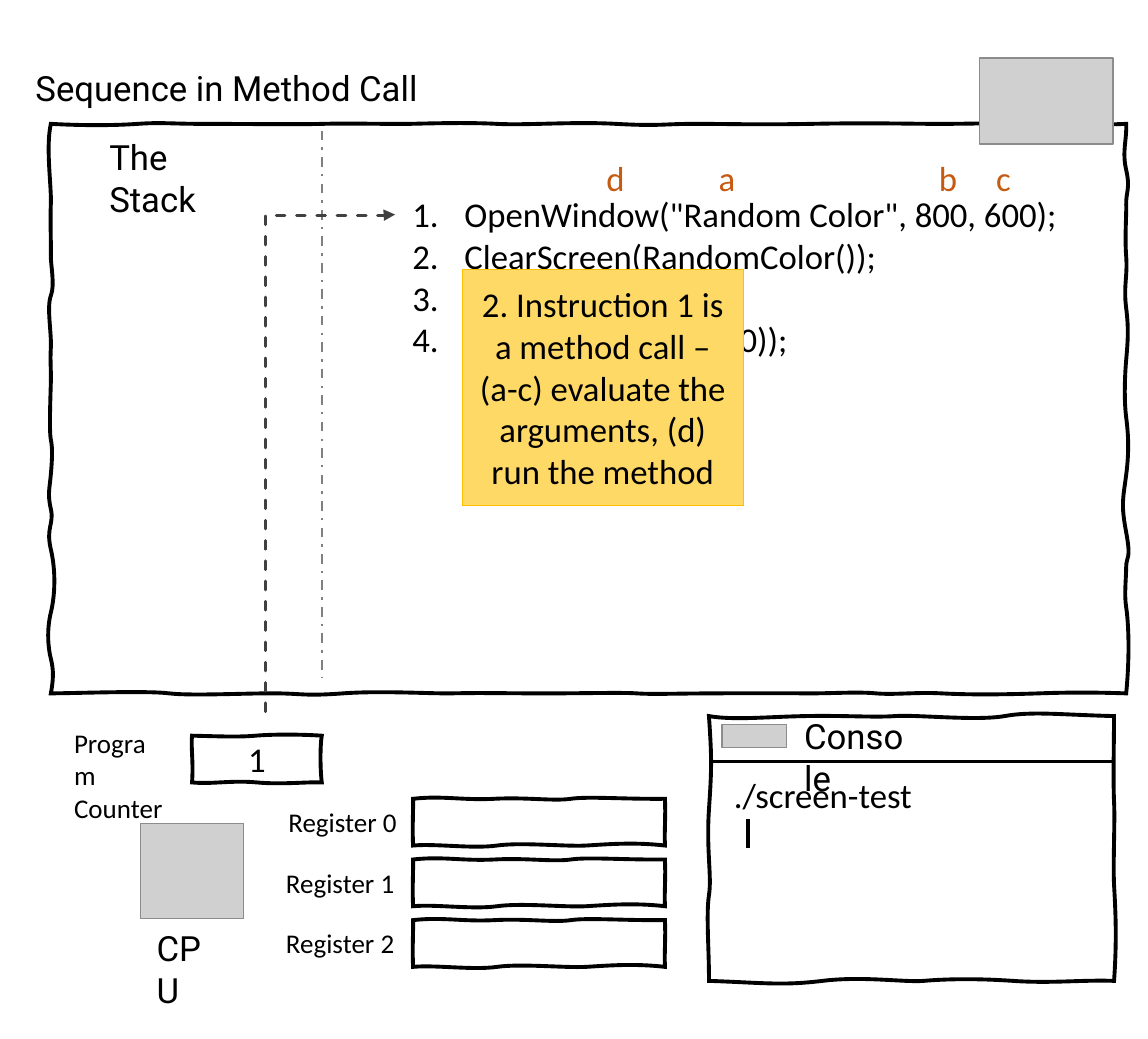
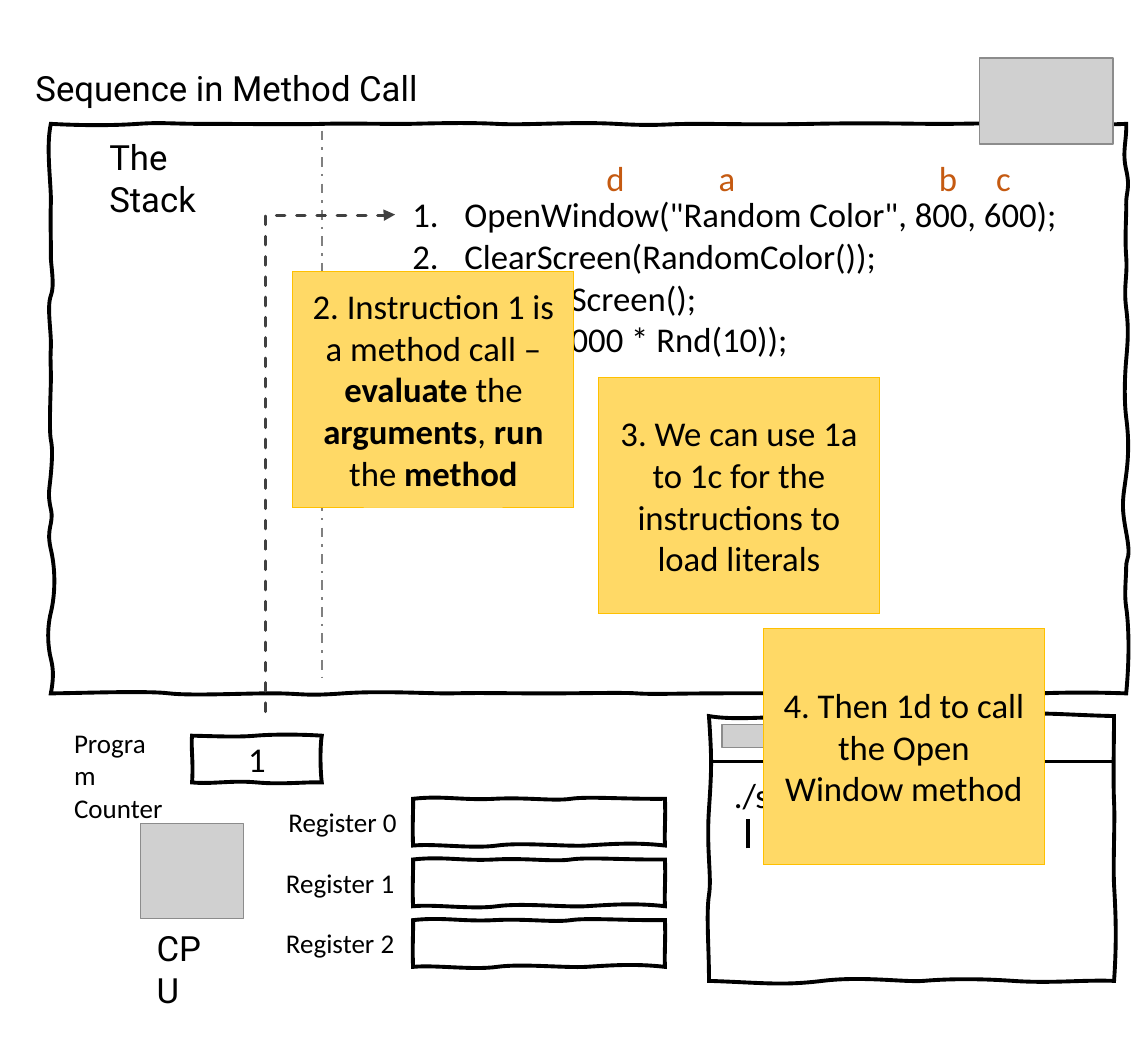
Before and after one commit to splashkit/the-programmers-field-guide, a slide deck: slide 2 of resources/ppt-slides/sequence-data-method-call.pptx. Drawn at 1148x1039 pixels with LibreOffice and Linux fonts; fonts in the diff are those of the drawing; grey boxes stand for pictures; background and template pictures are left out. Boxes give left, top, right and bottom in pixels: in the first picture for what was removed or moved away, otherwise in the second. Text is boxed around its words. In the diff, an @@ line names an element or a change of style, - is before the commit and + after.

Commit message:
add up code with method calls

```diff
--- a/resources/ppt-slides/sequence-data-method-call.pptx
+++ b/resources/ppt-slides/sequence-data-method-call.pptx
@@ rectangle "2. Instruction 1 is a ...": place and size @@
-rectangle "2. Instruction 1 is a ..." at box(462, 269, 743, 505)
+rectangle "2. Instruction 1 is a ..." at box(293, 271, 573, 507)
@@ text in rectangle at box(313, 295, 554, 487): text changed @@
-2. Instruction 1 is a method call – (a-c) evaluate the arguments, (d) run the method
+2. Instruction 1 is a method call –evaluate the arguments, run the method
@@ rectangle added at box(598, 378, 879, 614), fill #FFD966, outline #FFC000 0.5 pt, 18 pt, text #000000 @@
+3. We can use 1a to 1c for the instructions to load literals
@@ rectangle added at box(763, 627, 1044, 863), fill #FFD966, outline #FFC000 0.5 pt, 18 pt, text #000000 @@
+4. Then 1d to call the Open Window method
@@ text removed at box(790, 708, 923, 763) @@
-Console
```
Also in this commit, not shown: 7 other slides changed, 15 other files.
